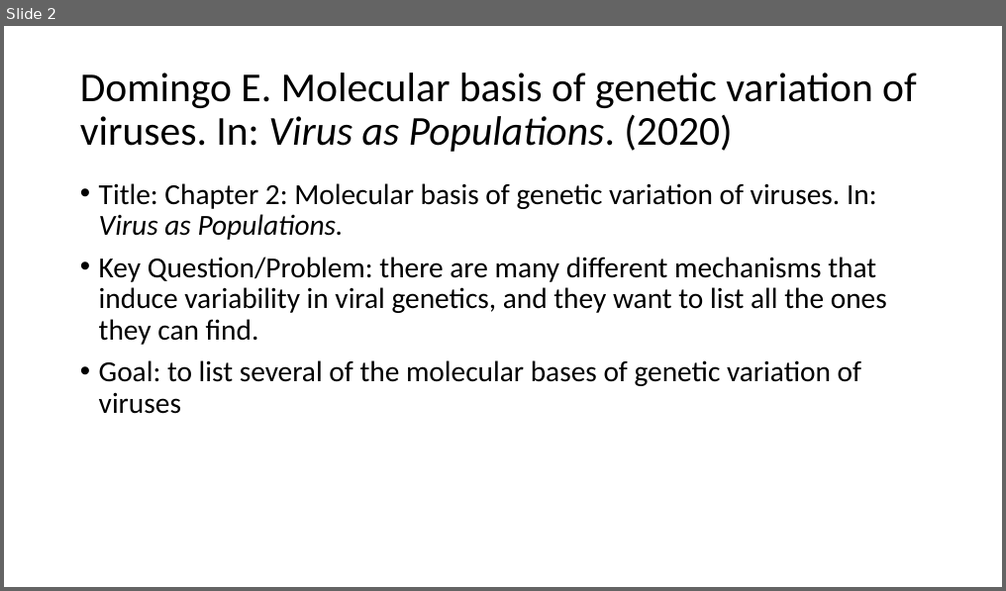
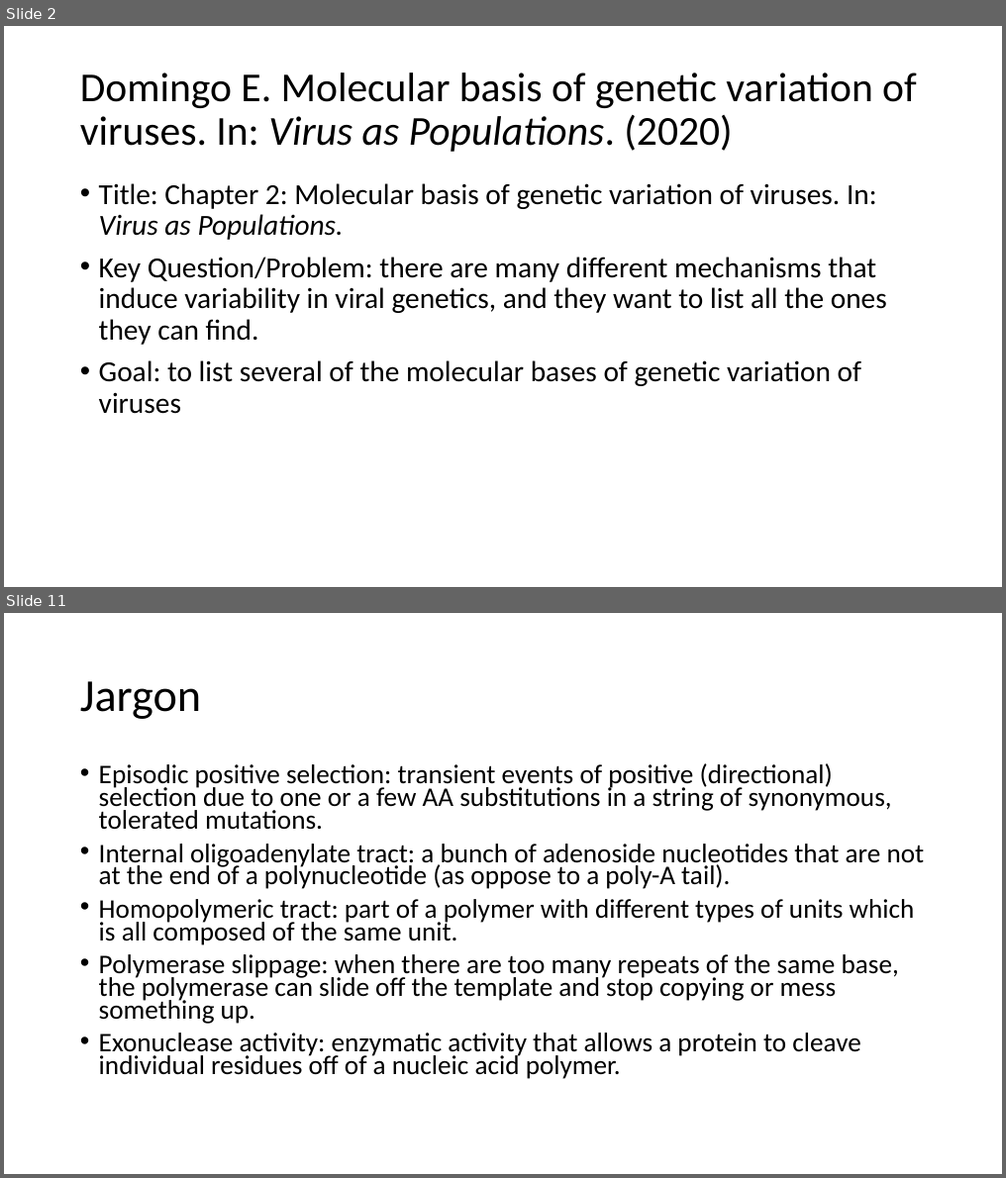
Before and after one commit to wzbillings/EPID-8200, a slide deck: Assignments/ZB-Week3-Readings.pptx. Shown one above the other, each under a label of ours: slide 2 before the commit, slides 2 and 11 after it; the slides between them are not shown. The pictures are 1006x591 and 1006x1178 pixels, drawn with LibreOffice and Linux fonts; fonts in the diff are those of the drawing. Boxes give left, top, right and bottom in pixels: in the first picture for what was removed or moved away, otherwise in the second. Text is boxed around its words. In the diff, an @@ line names an element or a change of style, - is before the commit and + after.

```diff
--- a/Assignments/ZB-Week3-Readings.pptx
+++ b/Assignments/ZB-Week3-Readings.pptx
@@ slide 11 added at <box>4,613,1002,1174</box>, background #FFFFFF @@
@@ title added at <box>80,681,201,719</box>, 44 pt, text #000000 @@
+Jargon
@@ text added at <box>99,763,925,1079</box>, 25.9 pt, text #000000 @@
+• Episodic positive selection: transient events of positive (directional) selection due to one or a few AA substitutions in a string of synonymous, tolerated mutations.
+• Internal oligoadenylate tract: a bunch of adenoside nucleotides that are not at the end of a polynucleotide (as oppose to a poly-A tail).
+• Homopolymeric tract: part of a polymer with different types of units which is all composed of the same unit.
+• Polymerase slippage: when there are too many repeats of the same base, the polymerase can slide off the template and stop copying or mess something up.
+• Exonuclease activity: enzymatic activity that allows a protein to cleave individual residues off of a nucleic acid polymer.
```
Also in this commit, not shown: 1 slide changed, 9 other slides added, 2 slides removed.
